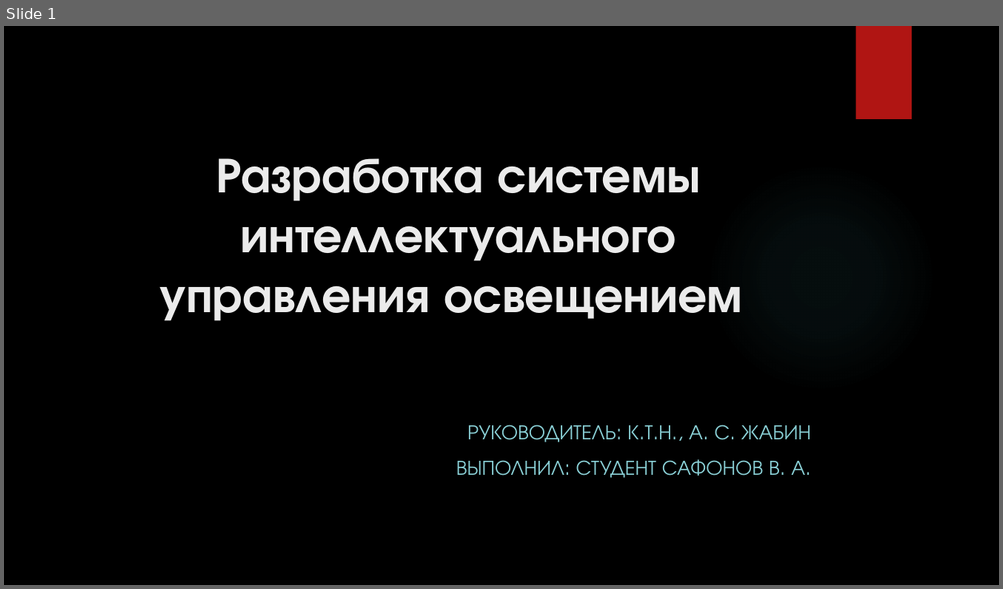
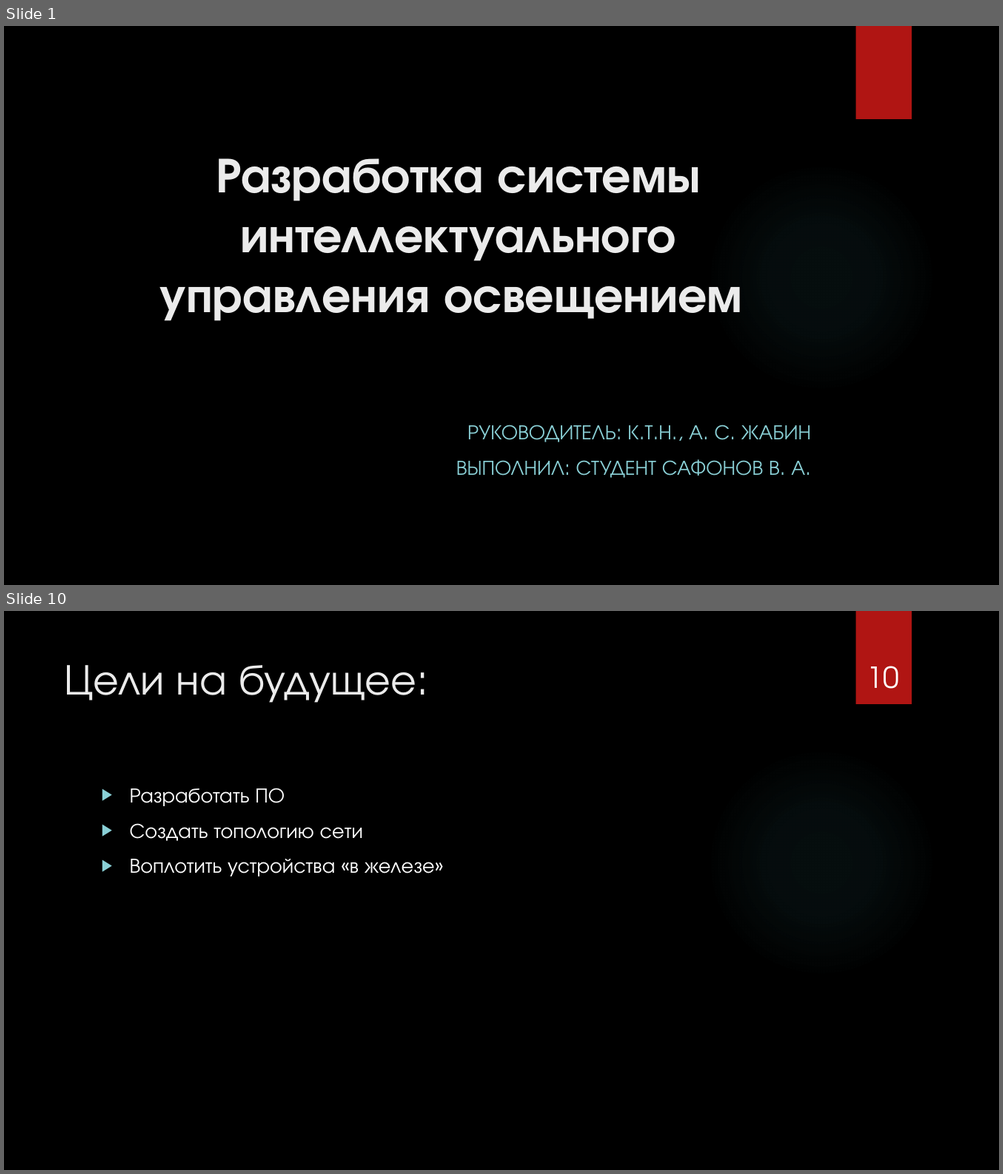
Before and after one commit to VitSaf/NIR, a slide deck: Презентация Microsoft PowerPoint.pptx. Shown one above the other, each under a label of ours: slide 1 before the commit, slides 1 and 10 after it; the slides between them are not shown. The pictures are 1003x589 and 1003x1174 pixels, drawn with LibreOffice and Linux fonts; fonts in the diff are those of the drawing; background and template pictures are left out. Boxes give left, top, right and bottom in pixels: in the first picture for what was removed or moved away, otherwise in the second. Text is boxed around its words. In the diff, an @@ line names an element or a change of style, - is before the commit and + after.

```diff
--- a/Презентация Microsoft PowerPoint.pptx
+++ b/Презентация Microsoft PowerPoint.pptx
@@ slide 10 added at box(4, 611, 999, 1170), background picture (left out); not listed: 2 template elements that a slide beside it also shows @@
@@ title added at box(64, 665, 416, 703), 42 pt, text #EBEBEB @@
+Цели на будущее:
@@ page number added at box(867, 666, 899, 689), 28 pt, text #FFFFFF @@
+10
@@ text added at box(130, 788, 435, 877), 20 pt, text #FFFFFF @@
+▶ Разработать ПО
+▶ Создать топологию сети
+▶ Воплотить устройства «в железе»
```
Also in this commit, not shown: 7 slides changed, 1 other slide added, 2 other files.
